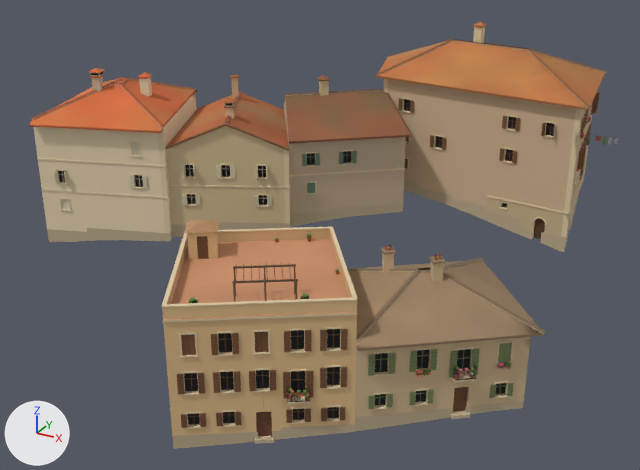
One commit to the glTF model games/yorimichi/assets/belmonte/meshes/SM_BM_BT_blk_27.glb: the scene before it, then after it.
Both versions are drawn from a 50 mm lens placed at (40.6, -67.9, 40.8), pointed at (3.6, -0.5, 7.1). The lights are fixed; the arrows at lower left show +X, +Y and +Z. The picture after the commit comes second. Vertices at exactly the same position are counted once.

Script lines for the objects in view, before the commit:
```python
me_sm_bt_blk_27 = bpy.data.meshes.new('SM_BT_blk_27')
me_sm_bt_blk_27.from_pydata(...)  # 20032 vertices, 22944 faces; spans x -26.9..27.6, y -25.8..26.0, z -0.8..24.6
me_sm_bt_blk_27.materials.append(mat_bm_000_m_stone_026)
me_sm_bt_blk_27.materials.append(mat_bm_001_m_ashlar_026)
me_sm_bt_blk_27.materials.append(mat_bm_002_m_plaster_020)
me_sm_bt_blk_27.materials.append(mat_bm_003_m_roof_020)
me_sm_bt_blk_27.materials.append(mat_bm_004_m_wood_020)
me_sm_bt_blk_27.materials.append(mat_bm_005_m_rubble_011)
me_sm_bt_blk_27.materials.append(mat_bm_006_m_iron_011)
me_sm_bt_blk_27.materials.append(mat_bm_007_m_vcol_011)
me_sm_bt_blk_27.materials.append(mat_bm_008_m_glass_dark_012)
me_sm_bt_blk_27.materials.append(mat_bm_009_m_window_lit_008)
ob_sm_bm_bt_blk_27 = bpy.data.objects.new('SM_BM_BT_blk_27', me_sm_bt_blk_27)
ob_sm_bm_bt_blk_27.location = (0.0, 0.0, 0.0)
```
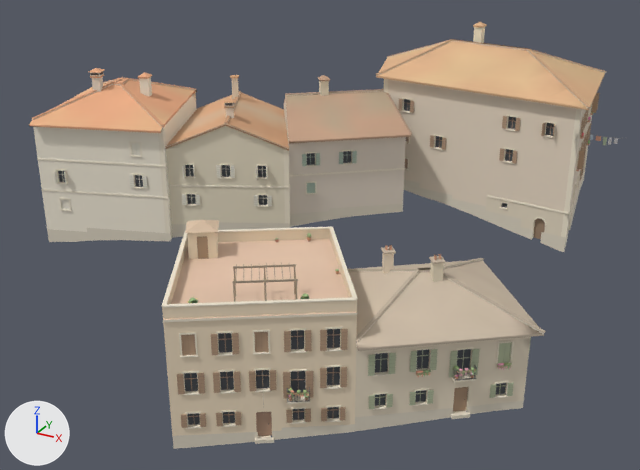
What differs and where, as boxes [x1, y1, x2, y2] in the pictures (640 x 470 px):
part 1 of me_sm_bt_blk_27, recoloured (lighter): [30, 25, 618, 449] in both
part 2 of me_sm_bt_blk_27, recoloured (lighter): [29, 22, 606, 436] in both

What changed in the scene script:
```text
Change me_sm_bt_blk_27:
    where me_sm_bt_blk_27.from_pydata(...)  # 20032 vertices, 22944 faces; spans x -26.9..27.6, y -25.8..26.0, z -0.8..24.6
    used by ob_sm_bm_bt_blk_27; location = (0.0, 0.0, 0.0)
    me_sm_bt_blk_27 part 1: 17474 faces centred in x -26.9..27.1, y -25.8..25.9, z -0.7..24.2 are repainted in the vertex colours; the middle colour goes from beige #c5ab8c to pale yellow #e4d6c4
    me_sm_bt_blk_27 part 2: 5470 faces centred in x -26.6..27.6, y -25.0..25.9, z 0.5..24.4 are repainted in the vertex colours; the middle colour goes from beige #ceb189 to beige #e8d9c2
```
